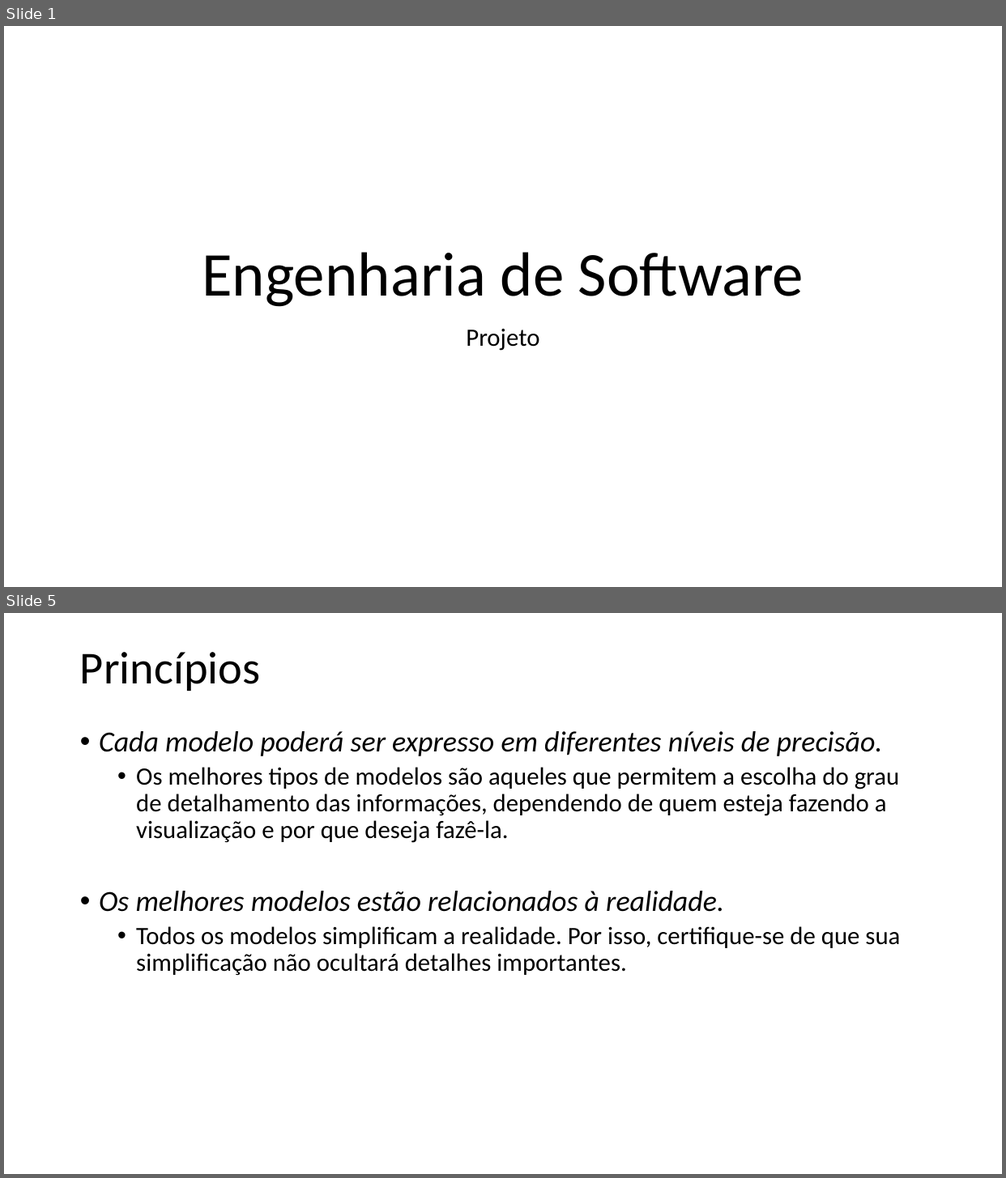
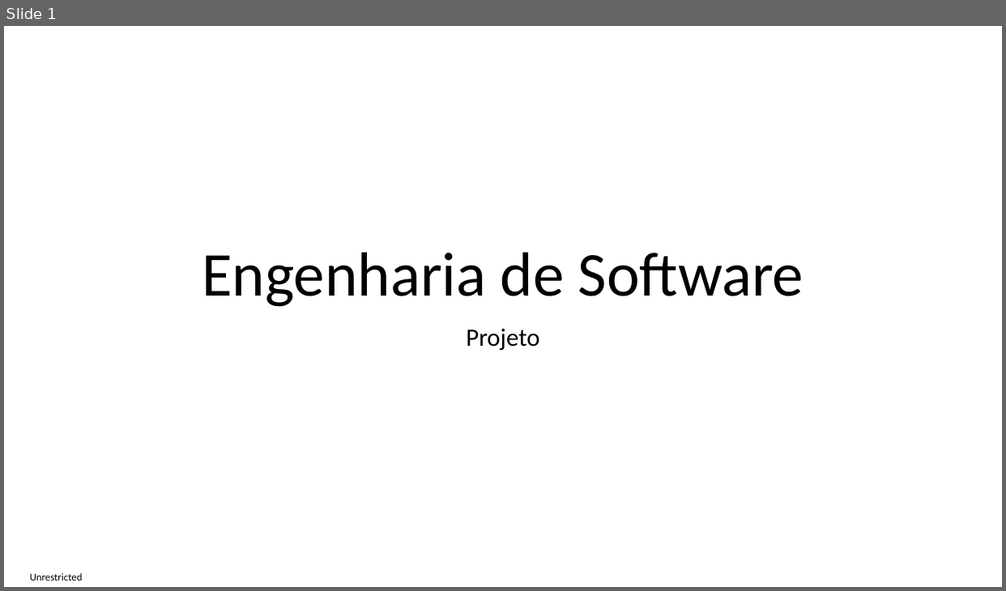
Before and after one commit to impagno/pwcamoes, a slide deck: Documentos/Engenharia de Software - Projeto.pptx. Shown one above the other, each under a label of ours: slides 1 and 5 before the commit, slide 1 after it; the slides between them are not shown. The pictures are 1006x1178 and 1006x591 pixels, drawn with LibreOffice and Linux fonts; fonts in the diff are those of the drawing. Boxes give left, top, right and bottom in pixels: in the first picture for what was removed or moved away, otherwise in the second. Text is boxed around its words. In the diff, an @@ line names an element or a change of style, - is before the commit and + after.

```diff
--- a/Documentos/Engenharia de Software - Projeto.pptx
+++ b/Documentos/Engenharia de Software - Projeto.pptx
@@ slide 5 removed at (4,613,1002,1174), background #FFFFFF @@
@@ title removed at (80,652,261,691) @@
-Princípios
@@ text removed at (99,731,900,975) @@
-• Cada modelo poderá ser expresso em diferentes níveis de precisão.
-  • Os melhores tipos de modelos são aqueles que permitem a escolha do grau de detalhamento das informações, dependendo de quem esteja fazendo a visualização e por que deseja fazê-la.
-• Os melhores modelos estão relacionados à realidade.
-  • Todos os modelos simplificam a realidade. Por isso, certifique-se de que sua simplificação não ocultará detalhes importantes.
@@ slide 1 changed as well @@
@@ text added at (30,574,83,581), 10 pt, text #000000 @@
+Unrestricted
```
Also in this commit, not shown: 14 slides added, 4 other slides removed.
